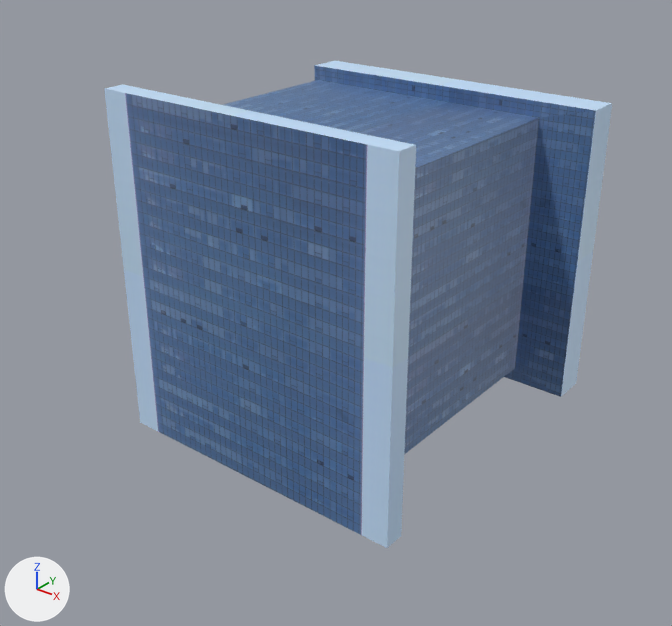
Before and after pictures for a commit that changed the FBX model Level_01/Assets/Models/Building_Rm.fbx.
One viewpoint serves both versions: a 50 mm lens placed at (1.402, -0.711, 0.502), pointed at (0.867, -0.043, 0.088). Arrows for +X, +Y and +Z are at lower left; the lights stay in place. Where no turn or scale is listed for an object, it has been applied to the vertices. Vertices at the same position are counted once.

Script lines for the objects in view, before the commit:
```python
me_mesh = bpy.data.meshes.new('Mesh')
me_mesh.from_pydata(...)  # 28 vertices, 27 faces; spans x 0.708..1.052, y -0.179..0.15, z -0.039..0.317
me_mesh.materials.append(mat_mtl_buildings_window)  # picture img_img_building_windows_png
ob_building_windows_rm = bpy.data.objects.new('Building_Windows_Rm', me_mesh)
ob_building_windows_rm.location = (0.0, 0.0, 0.0)
```
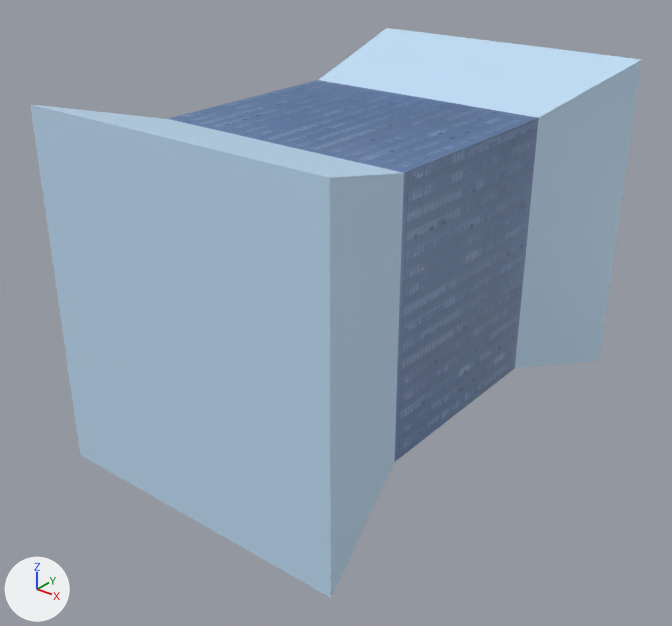
Changed parts and their boxes [x1, y1, x2, y2] in the pictures (672 x 626 px):
'Building_Windows_Rm', reshaped (20% wider, 17% taller): before [104, 61, 612, 548]; after [30, 28, 642, 598]

What changed in the scene script:
```text
Change me_mesh:
    used by ob_building_windows_rm; location = (0.0, 0.0, 0.0)
    remove me_mesh.from_pydata(...)  # 28 vertices, 27 faces; spans x 0.708..1.052, y -0.179..0.15, z -0.039..0.317
    add me_mesh.from_pydata(...)  # 21 vertices, 18 faces; spans x 0.708..1.034, y -0.258..0.257, z -0.039..0.317
    me_mesh part 1
    16 vertices are removed from x 0.708..1.052, y -0.179..0.15, z -0.039..0.317
    20 faces are deleted
    9 vertices are added at x 0.708..1.034, y -0.258..0.257, z -0.039..0.317
    11 new faces join them
```
